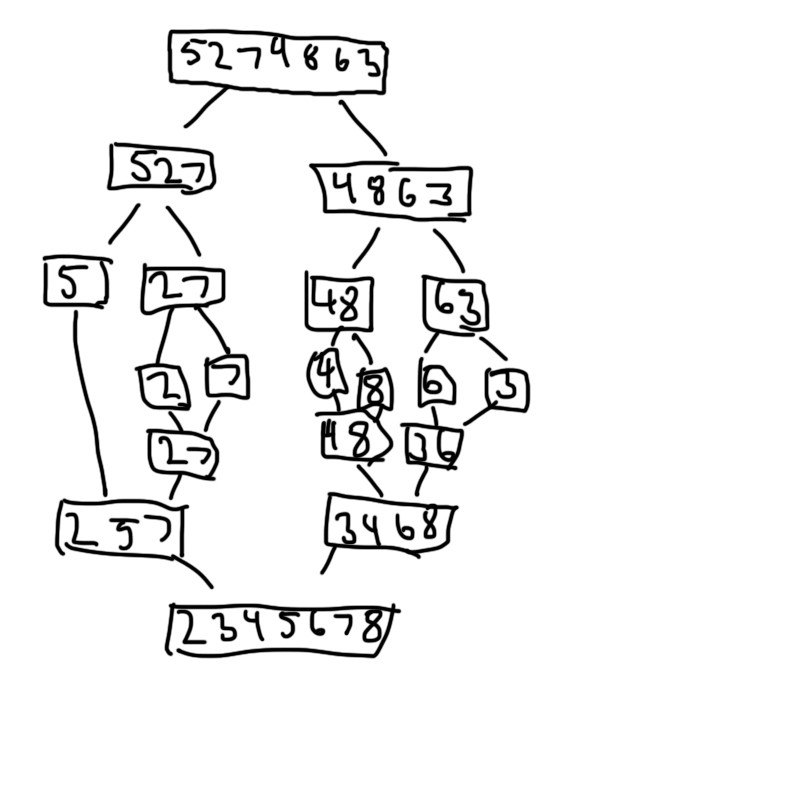
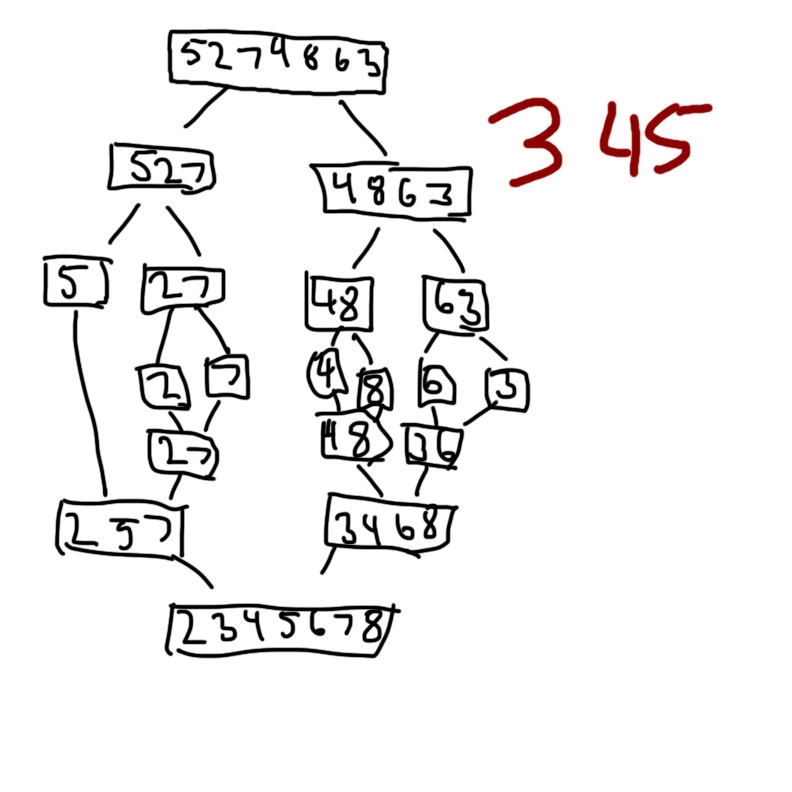
The second (792, 792) image is a revision of the first. Changes to its layers:
added layer "Layer 1" above "Background" over [487, 96, 714, 188]
added layer "Background" over [487, 96, 714, 188]
